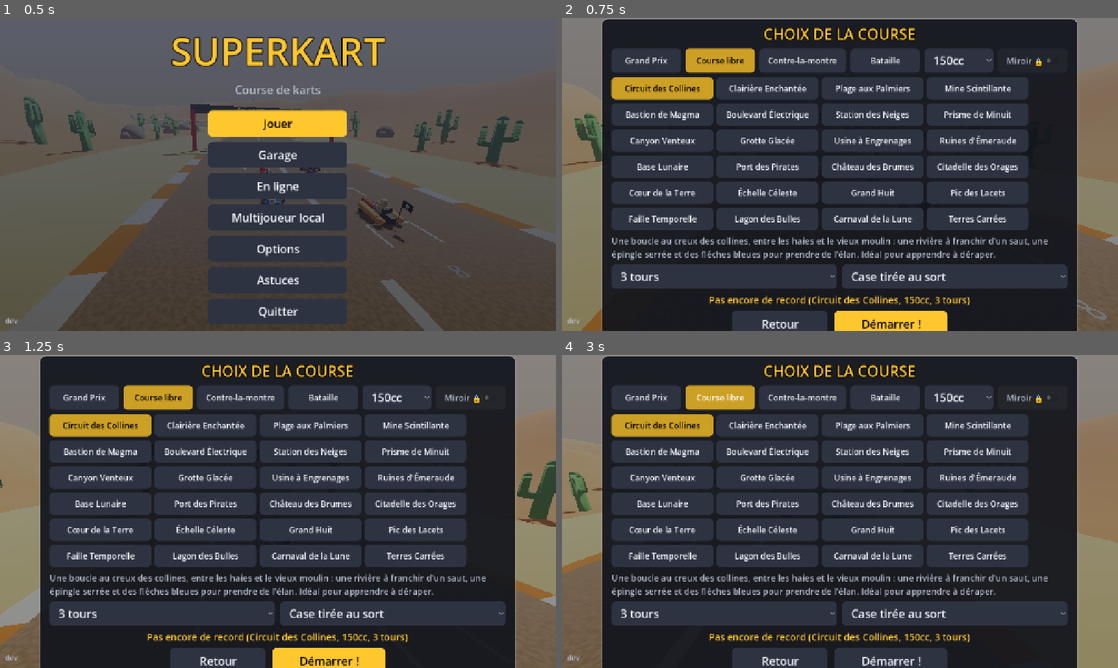
Above: before the commit, frames 1-4 (two rows, left to right).
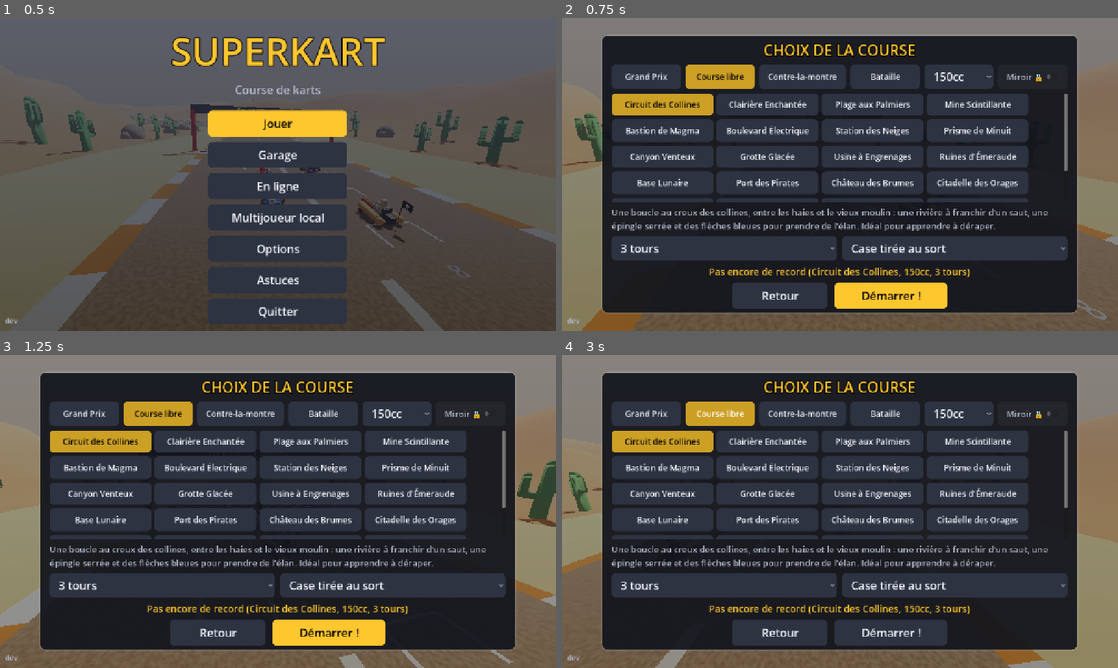
Above: after the commit, the same moments.

Repository: Ajustor/superKart
Game: Godot game, scene res://scenes/ui/main_menu.tscn
Same seed, same stepped clock (60 frames per second), same inputs: the game is played once before the commit and once after it.
Inputs:
- Up to frame 1 (0.5 s): no input
- Up to frame 2 (0.75 s): click "Jouer" at 0.5 s
- Up to frame 3 (1.25 s): no input
- Up to frame 4 (3 s): click "Grand Prix" at 1.25 s; click "Grand Prix" at 2 s; click "Course libre" at 2.75 s

Frame 1 is identical in both runs. In frame 2, 47% of the frame differs, in the area x 7-93%, y 0-100%; in frame 3, 47%; in frame 4, 47%.

Commit message:
Menu : le choix des circuits défile, et moins de risques de plantage
- Les circuits et les coupes défilent dans une hauteur fixe : avec
  vingt-quatre circuits, la grille sortait de l'écran. Le circuit choisi
  est ramené en vue, et tout l'écran défile s'il est trop bas.
- Le cache de la musique, rempli depuis des fils à part, est protégé par un
  verrou : deux compositions en même temps pouvaient le corrompre.
- Pas d'anticrénelage MSAA dans l'aperçu du garage sur téléphone (vue à
  fond transparent, rendu de compatibilité : une source connue de
  plantages sur GPU mobile), et l'aperçu ne se dessine plus caché.
- Journal écrit dans un fichier sur téléphone aussi, pour retrouver la
  cause d'un plantage.

Co-Authored-By: Claude Opus 5.5 <noreply@anthropic.com>
Claude-Session: https://claude.ai/code/session_01SoAtoqYHHpSBPNWk4dVZV2

Diff:
--- a/project.godot
+++ b/project.godot
@@ -29,6 +29,10 @@
 PerfOverlay="*res://scripts/core/perf_overlay.gd"
 MiseAJour="*res://scripts/core/mise_a_jour.gd"
 ServeurDedie="*res://scripts/net/serveur_dedie.gd"
+
+[debug]
+
+file_logging/enable_file_logging.mobile=true
 
 [display]
 
--- a/scripts/audio/musique.gd
+++ b/scripts/audio/musique.gd
@@ -155,17 +155,25 @@
 }
 
 static var _cache: Dictionary = {}
+## Le cache se remplit depuis les fils qui composent, et se lit depuis le fil
+## principal : un Dictionary écrit par deux fils à la fois se corrompt, et le
+## jeu s'arrête net. Tout accès passe par ce verrou.
+static var _verrou := Mutex.new()
 
 
 ## La boucle d'un style, si elle est déjà composée ; null sinon.
 static func deja_composee(style: int) -> AudioStreamWAV:
-	return _cache.get(style)
+	_verrou.lock()
+	var flux: AudioStreamWAV = _cache.get(style)
+	_verrou.unlock()
+	return flux
 
 
 ## Compose la boucle et la garde. Peut tourner dans un autre fil.
 static func composer(style: int) -> AudioStreamWAV:
-	if _cache.has(style):
-		return _cache[style]
+	var deja := deja_composee(style)
+	if deja != null:
+		return deja
 	var s: Dictionary = STYLES[style]
 	var noire := 60.0 / float(s.tempo)
 	var croche := noire * 0.5
@@ -224,7 +232,13 @@
 				_bruit(piste, quand, 0.03, 0.05)
 
 	var flux := _en_wav(piste)
-	_cache[style] = flux
+	_verrou.lock()
+	# Composée entre-temps par un autre fil : on garde la première.
+	if _cache.has(style):
+		flux = _cache[style]
+	else:
+		_cache[style] = flux
+	_verrou.unlock()
 	return flux
 
 
--- a/scripts/ui/garage_panel.gd
+++ b/scripts/ui/garage_panel.gd
@@ -149,7 +149,14 @@
 	var vue := SubViewport.new()
 	vue.own_world_3d = true
 	vue.transparent_bg = true
-	vue.msaa_3d = Viewport.MSAA_4X
+	# Pas d'anticrénelage multiéchantillon sur téléphone : dans une vue à fond
+	# transparent, avec le rendu de compatibilité, certains GPU mobiles s'y
+	# plantent — le jeu se fermait d'un coup au garage. Seul un ordinateur
+	# lisse les bords du kart.
+	if not OS.has_feature("mobile"):
+		vue.msaa_3d = Viewport.MSAA_4X
+	# Rien à dessiner tant que le garage est caché.
+	vue.render_target_update_mode = SubViewport.UPDATE_WHEN_PARENT_VISIBLE
 	cadre.add_child(vue)
 	var camera := Camera3D.new()
 	camera.position = Vector3(0, 1.25, 2.9)
--- a/scripts/ui/main_menu.gd
+++ b/scripts/ui/main_menu.gd
@@ -29,6 +29,11 @@
 var _miroir: CheckButton
 var _coupes: GridContainer
 var _circuits: GridContainer
+## Les deux grilles défilent dans une hauteur fixe : avec vingt-quatre
+## circuits, la grille sortait de l'écran et poussait Démarrer avec elle.
+var _defilement_coupes: ScrollContainer
+var _defilement_circuits: ScrollContainer
+const HAUTEUR_DES_GRILLES := 250.0
 var _reglages: HBoxContainer
 var _description: Label
 var _record: Label
@@ -206,6 +211,7 @@
 		(_accueil.find_child("Jouer", true, false) as Button).grab_focus()
 	elif ecran == _selection:
 		_demarrer.grab_focus()
+		_montrer_le_choix()
 
 
 func _ouvrir_multi(en_ligne: bool) -> void:
@@ -274,7 +280,8 @@
 	var ecran := Control.new()
 	ecran.set_anchors_and_offsets_preset(Control.PRESET_FULL_RECT)
 	add_child(ecran)
-	var colonne := UITheme.panneau_centre(ecran, 980.0)
+	# Défilant, si l'écran est trop bas pour tout tenir.
+	var colonne := UITheme.panneau_defilant(ecran, 980.0)
 	colonne.add_child(UITheme.titre("CHOIX DE LA COURSE", 34))
 	var reglage := GameSettings.course
 
@@ -334,7 +341,8 @@
 			_rafraichir())
 		_coupes.add_child(b)
 		_boutons_coupe.append(b)
-	colonne.add_child(_coupes)
+	_defilement_coupes = _defilant(_coupes)
+	colonne.add_child(_defilement_coupes)
 
 	# Les circuits, pour une course seule ou le contre-la-montre.
 	_circuits = GridContainer.new()
@@ -355,7 +363,8 @@
 		b.pressed.connect(_choisir_piste.bind(arene))
 		_circuits.add_child(b)
 		_boutons_arene.append(b)
-	colonne.add_child(_circuits)
+	_defilement_circuits = _defilant(_circuits)
+	colonne.add_child(_defilement_circuits)
 
 	_description = Label.new()
 	_description.autowrap_mode = TextServer.AUTOWRAP_WORD_SMART
@@ -420,6 +429,32 @@
 	return ecran
 
 
+## Une grille dans une fenêtre qui défile à la verticale, le doigt ou la
+## molette, et qui suit le focus à la manette.
+func _defilant(grille: Control) -> ScrollContainer:
+	var defilement := ScrollContainer.new()
+	defilement.custom_minimum_size.y = HAUTEUR_DES_GRILLES
+	defilement.horizontal_scroll_mode = ScrollContainer.SCROLL_MODE_DISABLED
+	defilement.follow_focus = true
+	# Un doigt qui glisse fait défiler ; un doigt qui tape choisit.
+	defilement.scroll_deadzone = 12
+	grille.size_flags_horizontal = Control.SIZE_EXPAND_FILL
+	defilement.add_child(grille)
+	return defilement
+
+
+## Fait défiler la grille jusqu'au bouton choisi, s'il est caché. Une image
+## plus tard : avant, la grille n'a pas encore sa taille.
+func _montrer_le_choix() -> void:
+	await get_tree().process_frame
+	for b in _boutons_piste + _boutons_arene:
+		if b.button_pressed and b.is_inside_tree() and _defilement_circuits.visible:
+			_defilement_circuits.ensure_control_visible(b)
+	for b in _boutons_coupe:
+		if b.button_pressed and b.is_inside_tree() and _defilement_coupes.visible:
+			_defilement_coupes.ensure_control_visible(b)
+
+
 func _bascule(texte: String, groupe: ButtonGroup, taille: Vector2, police: int) -> Button:
 	var b := Button.new()
 	b.text = texte
@@ -434,8 +469,8 @@
 	var reglage := GameSettings.course
 	reglage.mode = mode
 	_boutons_mode[mode].button_pressed = true
-	_coupes.visible = mode == RaceSetup.Mode.GRAND_PRIX
-	_circuits.visible = not _coupes.visible
+	_defilement_coupes.visible = mode == RaceSetup.Mode.GRAND_PRIX
+	_defilement_circuits.visible = not _defilement_coupes.visible
 	_classe.visible = mode != RaceSetup.Mode.CONTRE_LA_MONTRE
 	_tours.visible = mode == RaceSetup.Mode.COURSE
 	var bataille := mode == RaceSetup.Mode.BATAILLE
--- /dev/null
+++ b/tests/test_musique.gd
@@ -0,0 +1,20 @@
+extends GutTest
+
+## La musique se compose dans des fils à part : celle du menu, celle de la
+## course qui se prépare. Deux fils qui remplissaient le cache en même temps
+## pouvaient le corrompre, et le jeu se fermait d'un coup.
+
+func test_deux_fils_qui_composent_en_meme_temps_remplissent_le_cache() -> void:
+	var styles := [Musique.Style.TEMPS, Musique.Style.RECIF, Musique.Style.LUNE, Musique.Style.CUBES]
+	var taches: Array[int] = []
+	for style in styles:
+		taches.append(WorkerThreadPool.add_task(Musique.composer.bind(style), false, "essai"))
+		# Le même style deux fois : le second fil doit trouver ou garder la
+		# même boucle, pas en écraser une à moitié écrite.
+		taches.append(WorkerThreadPool.add_task(Musique.composer.bind(style), false, "essai"))
+	for tache in taches:
+		WorkerThreadPool.wait_for_task_completion(tache)
+	for style in styles:
+		var flux := Musique.deja_composee(style)
+		assert_not_null(flux, "style %d composé" % style)
+		assert_eq(Musique.composer(style), flux, "une seule boucle par style")
Not shown, added: tests/test_musique.gd.uid
